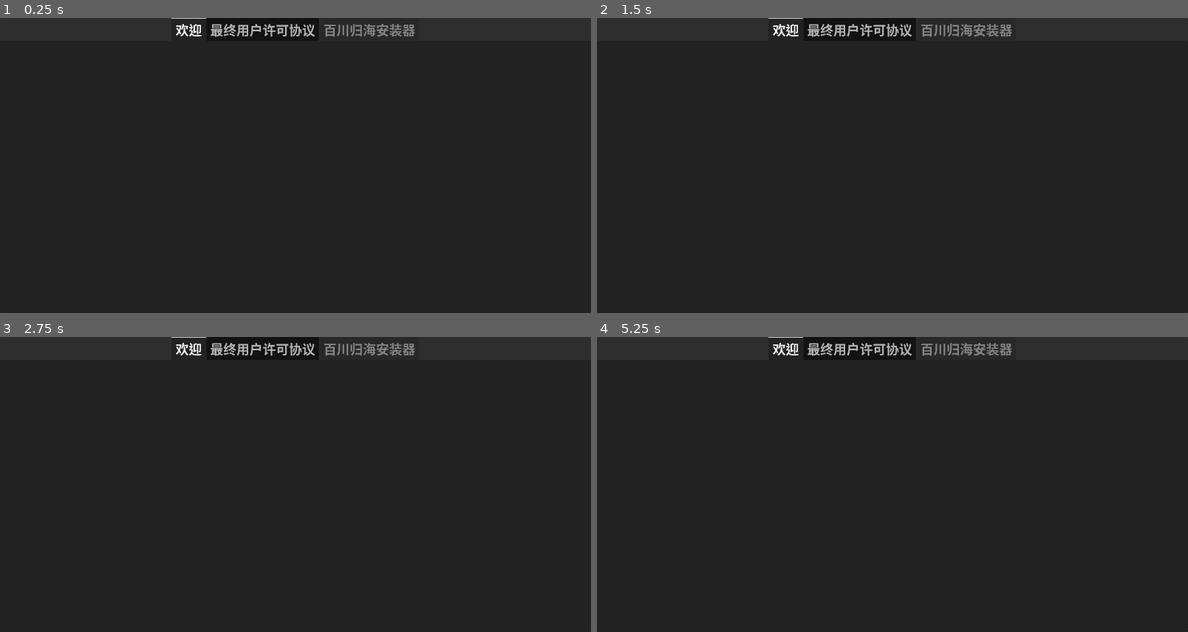
Above: before the commit, frames 1-4 (two rows, left to right).
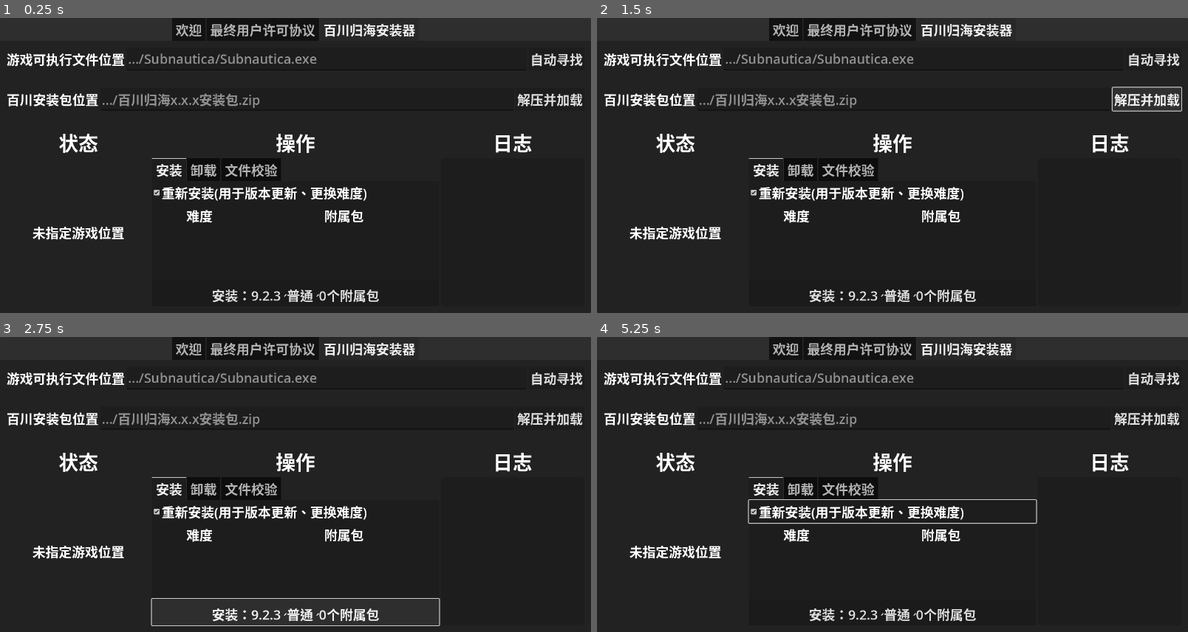
Above: after the commit, the same moments.

Repository: bocai-bca/BaiChuanHUB
Game: Godot game, scene res://contents/main_earlymenu/main_earlymenu.tscn
Same seed, same stepped clock (60 frames per second), same inputs: the game is played once before the commit and once after it.
Inputs (mouse positions are in pixels of both pictures, inside the frame that each line leads up to):
- Up to frame 1 (0.25 s): no input
- Up to frame 2 (1.5 s): click (1152, 59) at 0.5 s, where only the run after the commit has a clickable "自动寻找"; click (1146, 100) at 1.25 s, where only the run after the commit has a clickable "解压并加载"
- Up to frame 3 (2.75 s): click (295, 611) at 2 s, where only the run after the commit has a clickable "安装：9.2.3、普通、0个附属包"
- Up to frame 4 (5.25 s): click (892, 511) at 2.75 s, where only the run after the commit has a clickable "重新安装(用于版本更新、更换难度)"; click (1152, 378) at 3.5 s, where only the run after the commit has a clickable "自动寻找"; click (1146, 419) at 4.25 s, where only the run after the commit has a clickable "解压并加载"; click (892, 511) at 5 s, where only the run after the commit has a clickable "重新安装(用于版本更新、更换难度)"

The runs differ from the first frame. In frame 1, 6.1% of the frame differs, in the area x 1-99%, y 0-97%; in frame 2, 6.2%; in frame 3, 6.4%; in frame 4, 6.5%.

Commit message:
定义了目前所有按钮的信号方法，并进行了编辑器内信号连接

Diff:
--- a/contents/main_earlymenu/main_earlymenu.gd
+++ b/contents/main_earlymenu/main_earlymenu.gd
@@ -51,17 +51,60 @@
 		if (value and is_node_ready()):
 			n_tab_container.set_tab_disabled(Tabs.INSTALLER, false) #解锁安装器
 
+func _notification(what: int) -> void:
+	match (what):
+		NOTIFICATION_WM_CLOSE_REQUEST: #窗口关闭请求
+			quit_program()
+
 func _enter_tree() -> void:
 	get_window().min_size = WINDOW_MIN_SIZE #设置窗口最小大小
+	get_tree().auto_accept_quit = false #关闭自动应答退出行为
 
 func _ready() -> void:
-	n_eula_agree_button.pressed.connect(
-		func() -> void:
-			is_eula_agreed = true #将EULA已同意设为true
-			n_eula_agree_bar.visible = false #使EULA同意栏不可见
-	)
 	n_tab_container.set_tab_disabled(Tabs.INSTALLER, true)
 	for i in n_tabs.size(): #按索引遍历标签列表
 		n_tab_container.set_tab_title(i, TabsNames[i]) #设置标签栏上标签的标题
 	for i in n_installer_tabs.size(): #按索引遍历安装器标签列表
 		n_installer_tab_container.set_tab_title(i, InstallerOperationTabsNames[i]) #设置安装器标签栏上标签的标题
+
+## 程序关闭方法，此方法中要写临时目录的释放行为
+func quit_program() -> void:
+	pass
+
+#region 按钮触发函数
+## 欢迎/继续
+func welcome_continue() -> void:
+	if (is_eula_agreed): #如果已同意EULA
+		n_tab_container.current_tab = Tabs.INSTALLER #将主选项卡焦点切换到安装器
+	else: #否则(未同意EULA)
+		n_tab_container.current_tab = Tabs.EULA #将主选项卡焦点切换到EULA
+
+## EULA/拒绝
+func eula_reject() -> void:
+	quit_program()
+
+## EULA/同意
+func eula_agree() -> void:
+	is_eula_agreed = true #将EULA已同意设为true
+	n_eula_agree_bar.visible = false #使EULA同意栏不可见
+
+## 安装器/自动寻找游戏位置
+func installer_auto_find_game() -> void:
+	pass
+
+## 安装器/解压并加载安装包
+func installer_unpack_and_load_install_pack() -> void:
+	pass
+
+## 安装器/安装/确认安装
+func installer_install_confirm() -> void:
+	pass
+
+## 安装器/卸载/确认卸载
+func installer_uninstall_confirm() -> void:
+	pass
+
+## 安装器/验证/开始验证
+func installer_verify_start() -> void:
+	pass
+#endregion
--- a/contents/main_earlymenu/main_earlymenu.tscn
+++ b/contents/main_earlymenu/main_earlymenu.tscn
@@ -1,8 +1,7 @@
-[gd_scene load_steps=5 format=3 uid="uid://b6boxed5w0ujx"]
+[gd_scene load_steps=4 format=3 uid="uid://b6boxed5w0ujx"]
 
 [ext_resource type="Theme" uid="uid://cql86uwxm36wp" path="res://contents/main_earlymenu/theme.tres" id="1_kq37u"]
 [ext_resource type="Script" uid="uid://ubiqiglpve8g" path="res://contents/main_earlymenu/main_earlymenu.gd" id="2_tekc0"]
-[ext_resource type="ButtonGroup" uid="uid://cey28pqe8n2uh" path="res://contents/main_earlymenu/difficult_button_group.tres" id="3_x8ole"]
 
 [sub_resource type="StyleBoxFlat" id="StyleBoxFlat_tekc0"]
 bg_color = Color(0, 0, 0, 0.12549)
@@ -22,12 +21,21 @@
 layout_mode = 2
 theme = ExtResource("1_kq37u")
 tab_alignment = 1
-current_tab = 0
+current_tab = 2
 tab_focus_mode = 0
 
-[node name="Welcome" type="Control" parent="TabContainer"]
+[node name="Welcome" type="VBoxContainer" parent="TabContainer"]
+visible = false
 layout_mode = 2
 metadata/_tab_index = 0
+
+[node name="TextureRect" type="TextureRect" parent="TabContainer/Welcome"]
+layout_mode = 2
+size_flags_vertical = 3
+
+[node name="ContinueButton" type="Button" parent="TabContainer/Welcome"]
+layout_mode = 2
+text = "继续"
 
 [node name="EULA" type="VBoxContainer" parent="TabContainer"]
 visible = false
@@ -57,22 +65,17 @@
 [node name="AgreeButtonBar" type="HBoxContainer" parent="TabContainer/EULA"]
 layout_mode = 2
 
-[node name="LeftSpacer" type="Control" parent="TabContainer/EULA/AgreeButtonBar"]
-layout_mode = 2
-size_flags_horizontal = 3
+[node name="RejectButton" type="Button" parent="TabContainer/EULA/AgreeButtonBar"]
+layout_mode = 2
+size_flags_horizontal = 3
+text = "不同意该协议并退出"
 
 [node name="AgreeButton" type="Button" parent="TabContainer/EULA/AgreeButtonBar"]
 layout_mode = 2
 size_flags_horizontal = 3
-size_flags_stretch_ratio = 2.0
 text = "我已阅读并同意该协议"
 
-[node name="RightSpacer" type="Control" parent="TabContainer/EULA/AgreeButtonBar"]
-layout_mode = 2
-size_flags_horizontal = 3
-
 [node name="Installer" type="ScrollContainer" parent="TabContainer"]
-visible = false
 layout_mode = 2
 metadata/_tab_index = 2
 
@@ -91,12 +94,12 @@
 [node name="GameLocation" type="HBoxContainer" parent="TabContainer/Installer/MarginContainer/VBoxContainer"]
 layout_mode = 2
 
-[node name="Label" type="Label" parent="TabContainer/Installer/MarginContainer/VBoxContainer/GameLocation"]
+[node name="TextGameLocation" type="Label" parent="TabContainer/Installer/MarginContainer/VBoxContainer/GameLocation"]
 layout_mode = 2
 text = "游戏可执行文件位置"
 vertical_alignment = 1
 
-[node name="LineEdit" type="LineEdit" parent="TabContainer/Installer/MarginContainer/VBoxContainer/GameLocation"]
+[node name="LineEditGameLocation" type="LineEdit" parent="TabContainer/Installer/MarginContainer/VBoxContainer/GameLocation"]
 layout_mode = 2
 size_flags_horizontal = 3
 placeholder_text = ".../Subnautica/Subnautica.exe"
@@ -116,11 +119,11 @@
 [node name="ModPackLocation" type="HBoxContainer" parent="TabContainer/Installer/MarginContainer/VBoxContainer"]
 layout_mode = 2
 
-[node name="Label" type="Label" parent="TabContainer/Installer/MarginContainer/VBoxContainer/ModPackLocation"]
+[node name="TextPackLocation" type="Label" parent="TabContainer/Installer/MarginContainer/VBoxContainer/ModPackLocation"]
 layout_mode = 2
 text = "百川安装包位置"
 
-[node name="LineEdit" type="LineEdit" parent="TabContainer/Installer/MarginContainer/VBoxContainer/ModPackLocation"]
+[node name="LineEditPackLocation" type="LineEdit" parent="TabContainer/Installer/MarginContainer/VBoxContainer/ModPackLocation"]
 layout_mode = 2
 size_flags_horizontal = 3
 placeholder_text = ".../百川归海x.x.x安装包.zip"
@@ -208,7 +211,7 @@
 layout_mode = 2
 size_flags_horizontal = 3
 
-[node name="Label" type="Label" parent="TabContainer/Installer/MarginContainer/VBoxContainer/ConsolePanel/OperationSelect/OperationTabs/Install/HBoxContainer/VBoxContainer"]
+[node name="Difficults" type="Label" parent="TabContainer/Installer/MarginContainer/VBoxContainer/ConsolePanel/OperationSelect/OperationTabs/Install/HBoxContainer/VBoxContainer"]
 layout_mode = 2
 text = "难度"
 horizontal_alignment = 1
@@ -223,37 +226,12 @@
 size_flags_horizontal = 3
 size_flags_vertical = 3
 
-[node name="CheckBox" type="CheckBox" parent="TabContainer/Installer/MarginContainer/VBoxContainer/ConsolePanel/OperationSelect/OperationTabs/Install/HBoxContainer/VBoxContainer/ScrollContainer/VBoxContainer"]
-layout_mode = 2
-button_pressed = true
-button_group = ExtResource("3_x8ole")
-text = "普通"
-alignment = 1
-
-[node name="CheckBox2" type="CheckBox" parent="TabContainer/Installer/MarginContainer/VBoxContainer/ConsolePanel/OperationSelect/OperationTabs/Install/HBoxContainer/VBoxContainer/ScrollContainer/VBoxContainer"]
-layout_mode = 2
-button_group = ExtResource("3_x8ole")
-text = "困难"
-alignment = 1
-
-[node name="CheckBox3" type="CheckBox" parent="TabContainer/Installer/MarginContainer/VBoxContainer/ConsolePanel/OperationSelect/OperationTabs/Install/HBoxContainer/VBoxContainer/ScrollContainer/VBoxContainer"]
-layout_mode = 2
-button_group = ExtResource("3_x8ole")
-text = "极难"
-alignment = 1
-
-[node name="CheckBox4" type="CheckBox" parent="TabContainer/Installer/MarginContainer/VBoxContainer/ConsolePanel/OperationSelect/OperationTabs/Install/HBoxContainer/VBoxContainer/ScrollContainer/VBoxContainer"]
-layout_mode = 2
-button_group = ExtResource("3_x8ole")
-text = "噩梦"
-alignment = 1
-
 [node name="VBoxContainer2" type="VBoxContainer" parent="TabContainer/Installer/MarginContainer/VBoxContainer/ConsolePanel/OperationSelect/OperationTabs/Install/HBoxContainer"]
 layout_mode = 2
 size_flags_horizontal = 3
 size_flags_stretch_ratio = 2.0
 
-[node name="Label" type="Label" parent="TabContainer/Installer/MarginContainer/VBoxContainer/ConsolePanel/OperationSelect/OperationTabs/Install/HBoxContainer/VBoxContainer2"]
+[node name="AddonPacks" type="Label" parent="TabContainer/Installer/MarginContainer/VBoxContainer/ConsolePanel/OperationSelect/OperationTabs/Install/HBoxContainer/VBoxContainer2"]
 layout_mode = 2
 text = "附属包"
 horizontal_alignment = 1
@@ -299,7 +277,7 @@
 layout_mode = 2
 metadata/_tab_index = 2
 
-[node name="ModPackNotFound" type="Label" parent="TabContainer/Installer/MarginContainer/VBoxContainer/ConsolePanel/OperationSelect/OperationTabs/FileVerify"]
+[node name="BlockTipText" type="Label" parent="TabContainer/Installer/MarginContainer/VBoxContainer/ConsolePanel/OperationSelect/OperationTabs/FileVerify"]
 visible = false
 layout_mode = 2
 size_flags_vertical = 3
@@ -341,3 +319,12 @@
 autowrap_mode = 1
 selection_enabled = true
 drag_and_drop_selection_enabled = false
+
+[connection signal="pressed" from="TabContainer/Welcome/ContinueButton" to="." method="welcome_continue"]
+[connection signal="pressed" from="TabContainer/EULA/AgreeButtonBar/RejectButton" to="." method="eula_reject"]
+[connection signal="pressed" from="TabContainer/EULA/AgreeButtonBar/AgreeButton" to="." method="eula_agree"]
+[connection signal="pressed" from="TabContainer/Installer/MarginContainer/VBoxContainer/GameLocation/AutoFindButton" to="." method="installer_auto_find_game"]
+[connection signal="pressed" from="TabContainer/Installer/MarginContainer/VBoxContainer/ModPackLocation/OpenZIPButton" to="." method="installer_unpack_and_load_install_pack"]
+[connection signal="pressed" from="TabContainer/Installer/MarginContainer/VBoxContainer/ConsolePanel/OperationSelect/OperationTabs/Install/ConfirmInstall" to="." method="installer_install_confirm"]
+[connection signal="pressed" from="TabContainer/Installer/MarginContainer/VBoxContainer/ConsolePanel/OperationSelect/OperationTabs/Uninstall/ConfirmUninstall" to="." method="installer_uninstall_confirm"]
+[connection signal="pressed" from="TabContainer/Installer/MarginContainer/VBoxContainer/ConsolePanel/OperationSelect/OperationTabs/FileVerify/StartVerify" to="." method="installer_verify_start"]
